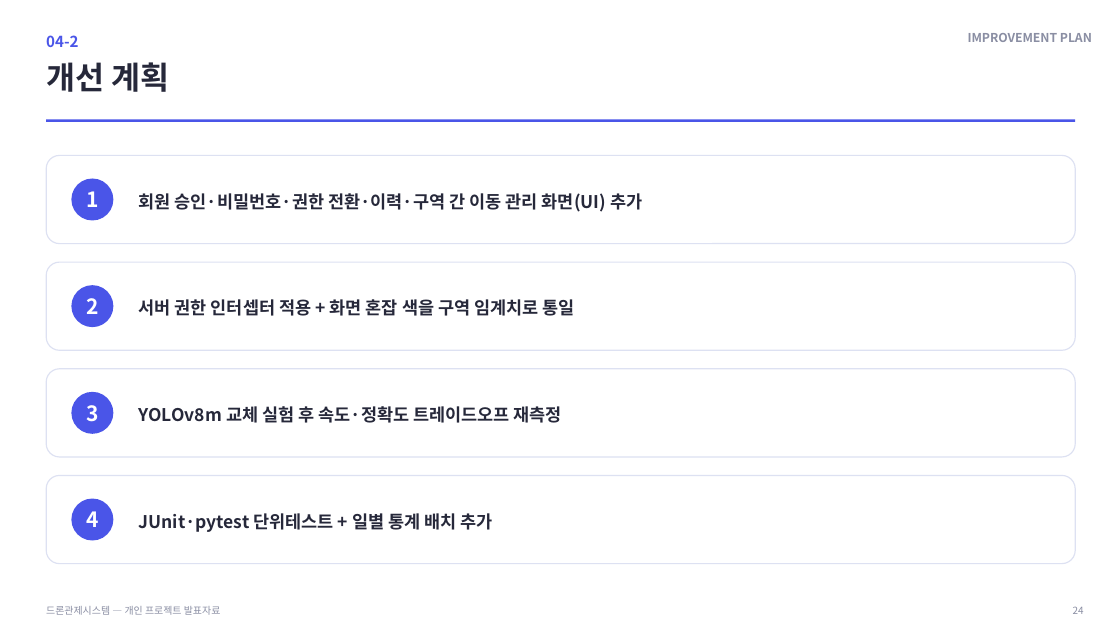
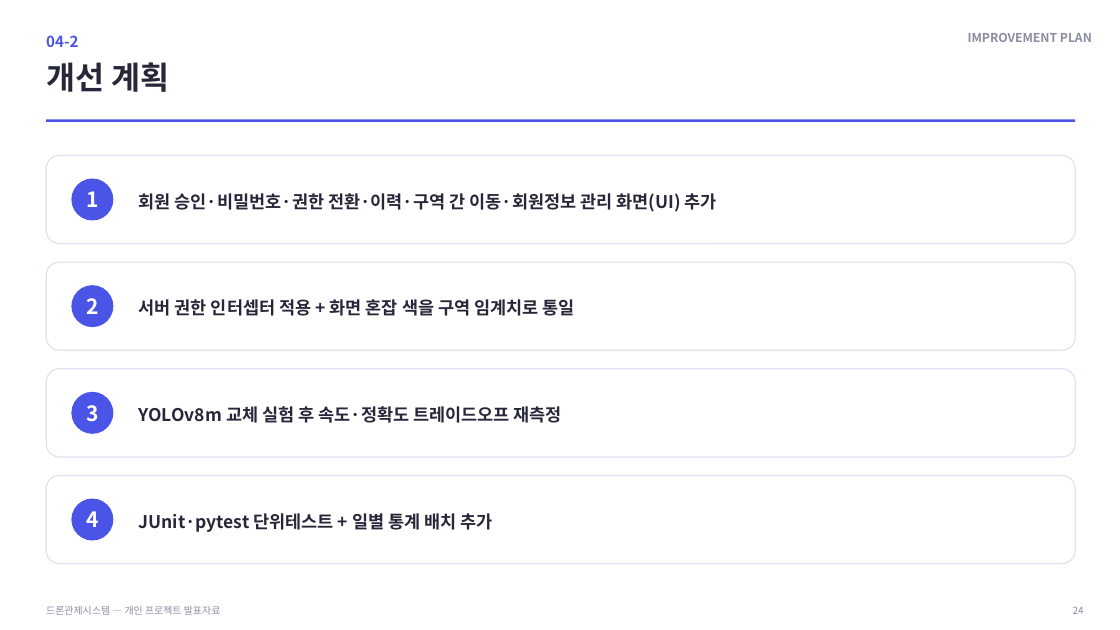
Before and after one commit to rlaeoaud7018/DroneControllSystemApp, a slide deck: slide 24 of 발표자료6.pptx. Drawn at 1120x630 pixels with LibreOffice and Linux fonts; fonts in the diff are those of the drawing; background and template pictures are left out. Boxes give left, top, right and bottom in pixels: in the first picture for what was removed or moved away, otherwise in the second. Text is boxed around its words. In the diff, an @@ line names an element or a change of style, - is before the commit and + after.

```diff
--- a/발표자료6.pptx
+++ b/발표자료6.pptx
@@ text at <box>139,193,717,212</box>: text changed @@
-회원 승인·비밀번호·권한 전환·이력·구역 간 이동 관리 화면(UI) 추가
+회원 승인·비밀번호·권한 전환·이력·구역 간 이동·회원정보 관리 화면(UI) 추가
```
Also in this commit, not shown: 8 other slides changed, 8 other files.
